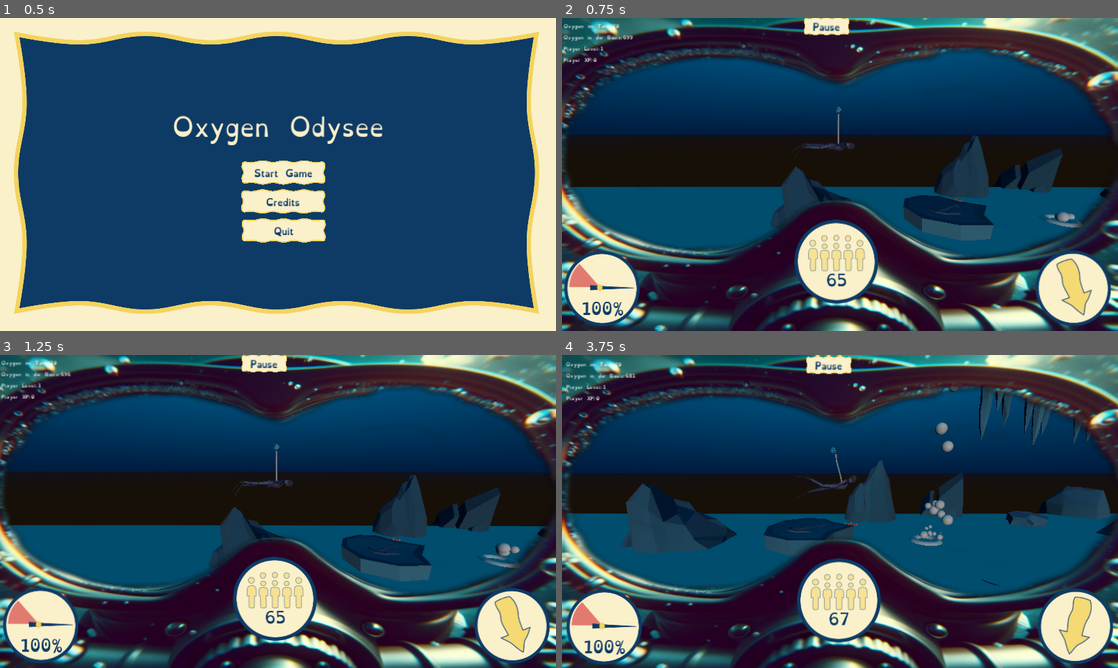
Above: before the commit, frames 1-4 (two rows, left to right).
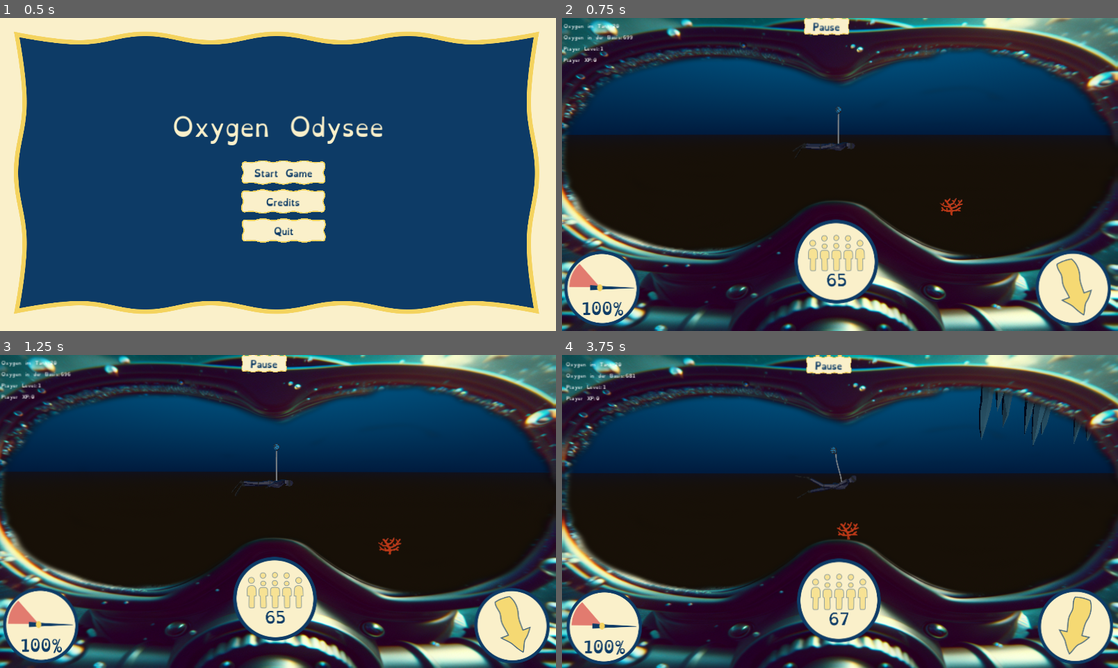
Above: after the commit, the same moments.

Repository: bastifpv/GGJ25
Game: Godot game, scene res://scenes/menu.tscn
The game is run twice, just before and just after one commit, with the same random seed, the same clock (stepped at 60 frames per second) and the same inputs.
Inputs:
- Up to frame 1 (0.5 s): no input
- Up to frame 2 (0.75 s): click "Start Game" at 0.5 s
- Up to frame 3 (1.25 s): no input
- Up to frame 4 (3.75 s): hold D (right) 1.28-2.03 s; hold S (down) 2.03-2.78 s; hold D (right) 2.78-3.53 s; hold W (up) from 3.53 s (still down)

Frame 1 is identical in both runs. In frame 2, 17% of the frame differs, in the area x 1-99%, y 37-77%; in frame 3, 16%; in frame 4, 22%, in the area x 0-100%, y 10-78%.
Error after the commit: Parse Error: Could not preload resource file "res://scenes/prefabs/chunks/chunk1.tscn". (res://scripts/worldgenerator.gd:4)

Commit message:
fix missing script

Diff:
--- a/scenes/prefabs/chunks/chunk1.tscn
+++ b/scenes/prefabs/chunks/chunk1.tscn
@@ -1,7 +1,6 @@
 [gd_scene load_steps=23 format=3 uid="uid://cleey1n3vjrye"]
 
 [ext_resource type="PackedScene" uid="uid://cn7axt50y73oj" path="res://scenes/prefabs/rocks/stone-diamond.tscn" id="1_boaho"]
-[ext_resource type="Script" path="res://scripts/chunk.gd" id="1_iu7c3"]
 [ext_resource type="PackedScene" uid="uid://bc5wn3qcotu2g" path="res://scenes/prefabs/coral-small_orange.tscn" id="2_kd1mi"]
 [ext_resource type="PackedScene" uid="uid://7pagx8jc7aqd" path="res://scenes/prefabs/rocks/rock_large.tscn" id="3_pmla0"]
 [ext_resource type="PackedScene" uid="uid://bc5hxvpqkfomj" path="res://scenes/prefabs/rocks/rock-terrasse.tscn" id="4_e17kh"]
